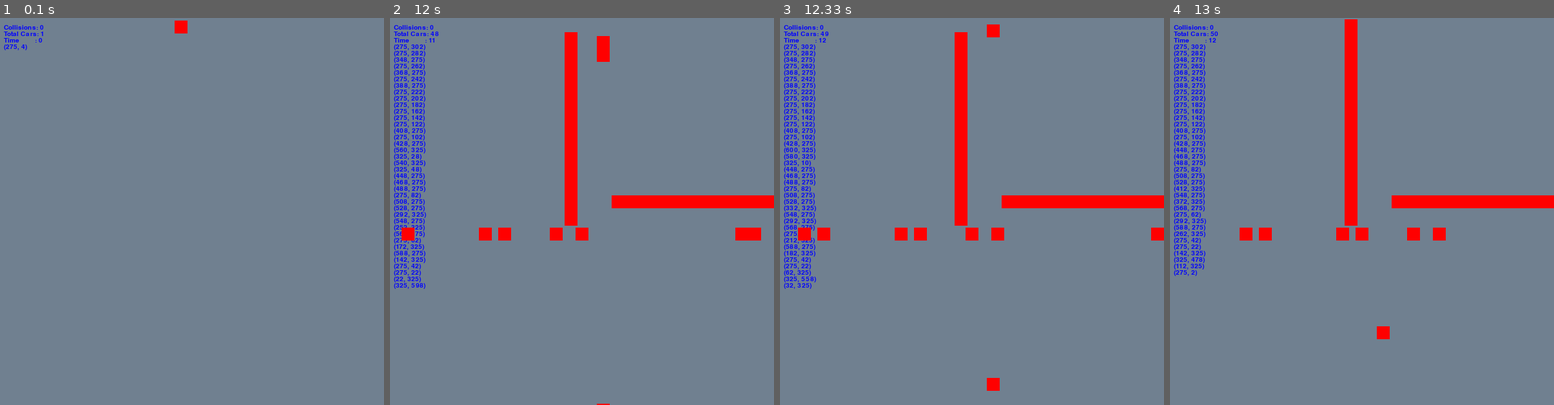
Above: before the commit, frames 1-4 (left to right).
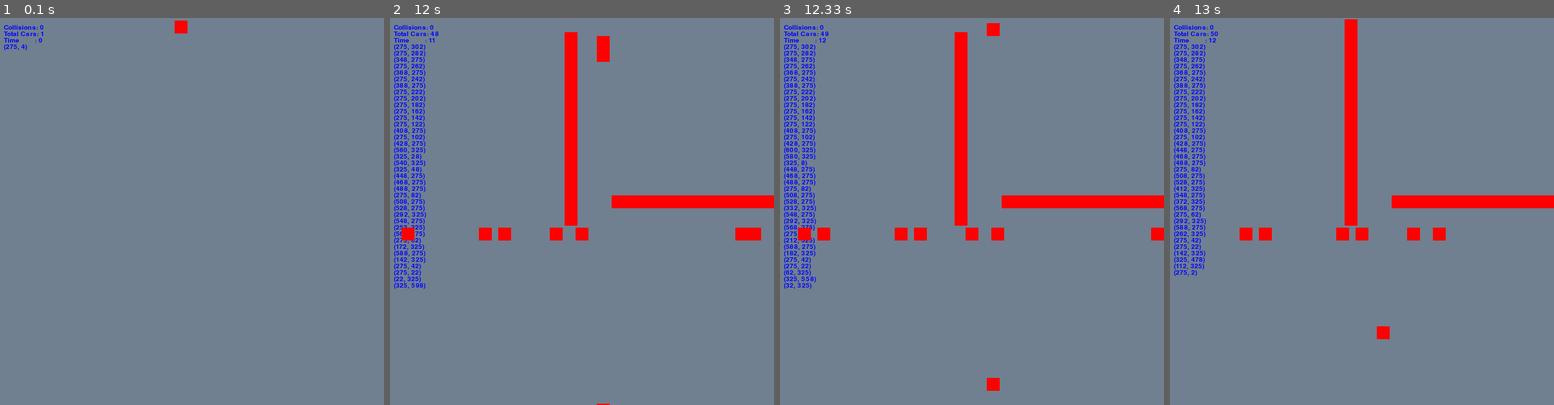
Above: after the commit, the same moments.

Repository: willluer/intersectionSimulation
Game: pygame game, started from pygame_example.py
Same seed, same stepped clock (60 frames per second), same inputs: the game is played once before the commit and once after it.
Inputs:
- Up to frame 1 (0.1 s): no input
- Up to frame 2 (12 s): no input
- Up to frame 3 (12.33 s): no input
- Up to frame 4 (13 s): no input

Frames 1-2 are identical in both runs. In frame 3, less than 0.1% of the frame differs, in the area x 5-58%, y 1-39%; in frame 4, nothing differs.

Commit message:
car now removes itself as soon as it goes off screen

Diff:
--- a/pygame_example.py
+++ b/pygame_example.py
@@ -114,7 +114,8 @@
                         self.rect.x += 2
             # remove off screen cars
             else:
-                self.remove = True
+                self.kill()
+                self.image.fill(BACKGROUND_COLOR)
             self.at_light = False
 
     def draw(self, surface):
@@ -204,9 +205,8 @@
                 if len(colliders) > 1:
                     total_collisions += 1
                     collision = True
-                    # mark the car for removal
-                    car.remove = True
-                    # mark the other cars involved in the collsion for removal
+
+                    # mark the cars involved in the collsion for removal
                     for other in colliders:
                         other.remove = True
 
